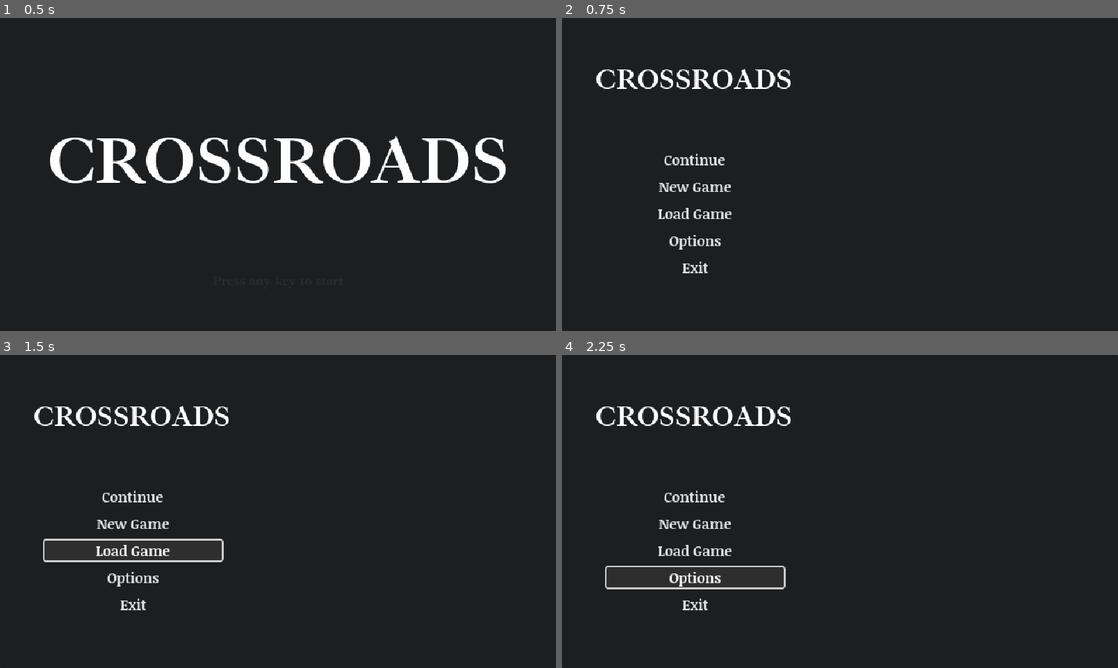
Above: before the commit, frames 1-4 (two rows, left to right).
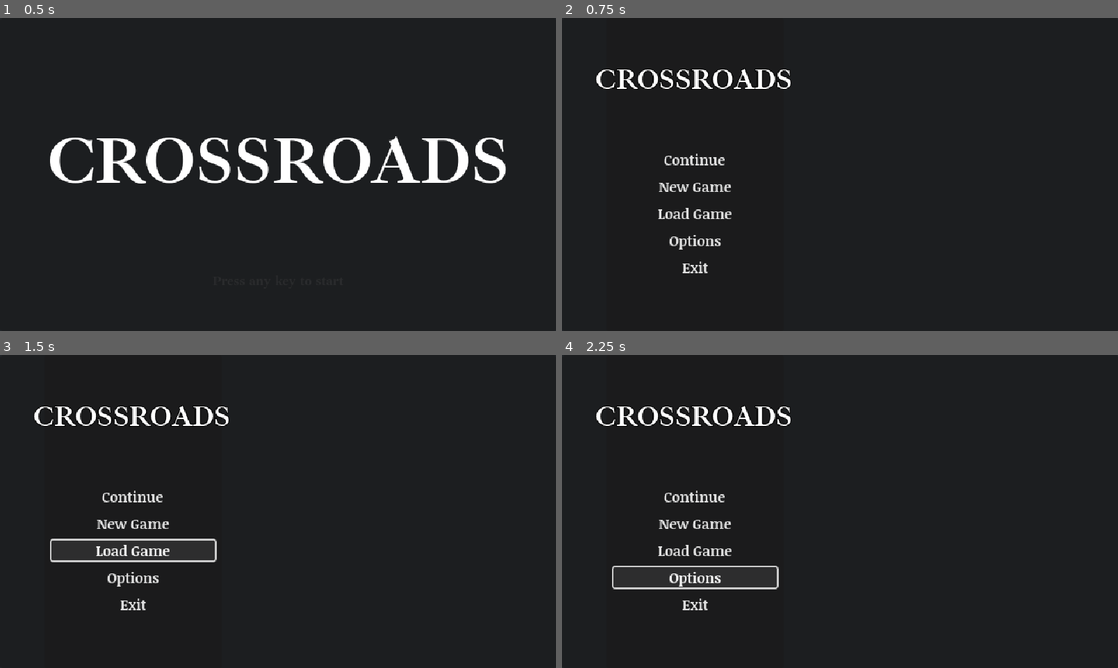
Above: after the commit, the same moments.

Repository: lilytastic/godot-roguelike
Game: Godot game, scene res://title/title.tscn
Two runs of this game, one before a commit and one after it. Both use one fixed random seed, a clock stepped at 60 frames per second and the inputs below.
Inputs:
- Up to frame 1 (0.5 s): no input
- Up to frame 2 (0.75 s): tap Enter at 0.5 s; hold D (move_right) from 0.53 s (still down)
- Up to frame 3 (1.5 s): release D (move_right) at 1.25 s; click "Load Game" at 1.25 s
- Up to frame 4 (2.25 s): click "Options" at 2 s

Frame 1 is identical in both runs. In frame 2, 0.3% of the frame differs, in the area x 6-42%, y 16-23%; in frame 3, 0.4%, in the area x 6-42%, y 16-67%; in frame 4, 0.4%.

Commit message:
Wiring up Exit to Main Menu, Exit

Diff:
--- a/game/aside_menu.gd
+++ b/game/aside_menu.gd
@@ -1,8 +1,28 @@
 extends Control
 
+signal option_pressed
+signal resume_pressed
+
 func _ready() -> void:
+	_initialize()
+	%'Resume'.pressed.connect(
+		func():
+			option_pressed.emit('Resume')
+			resume_pressed.emit()
+	)
 	%'NewGame'.pressed.connect(
-		func(): _start_game()
+		func():
+			option_pressed.emit('NewGame')
+			_start_game()
+	)
+	%'ExitToMainMenu'.pressed.connect(
+		func():
+			Global.clear_game()
+			get_tree().change_scene_to_file('res://title/title.tscn')
+	)
+	%'Exit'.pressed.connect(
+		func():
+			get_tree().quit()
 	)
 	Global.player_changed.connect(
 		func(player): _initialize()
--- a/game/aside_menu.tscn
+++ b/game/aside_menu.tscn
@@ -17,14 +17,21 @@
 theme = ExtResource("1_4cwgy")
 script = ExtResource("1_x6mru")
 
-[node name="VBoxContainer" type="VBoxContainer" parent="."]
+[node name="Panel" type="Panel" parent="."]
+layout_mode = 2
+offset_right = 204.0
+offset_bottom = 360.0
+
+[node name="VBoxContainer" type="VBoxContainer" parent="Panel"]
 layout_mode = 1
 anchors_preset = -1
 anchor_top = 0.614
 anchor_right = 1.0
 anchor_bottom = 0.614
-offset_top = -109.04
-offset_bottom = 115.96
+offset_left = 8.0
+offset_top = -116.04
+offset_right = -8.0
+offset_bottom = 123.96
 grow_horizontal = 2
 grow_vertical = 2
 size_flags_horizontal = 3
@@ -33,44 +40,44 @@
 theme_override_constants/separation = 8
 alignment = 1
 
-[node name="Continue" type="Button" parent="VBoxContainer"]
+[node name="Continue" type="Button" parent="Panel/VBoxContainer"]
 unique_name_in_owner = true
 layout_mode = 2
 text = "Continue
 "
 
-[node name="Resume" type="Button" parent="VBoxContainer"]
+[node name="Resume" type="Button" parent="Panel/VBoxContainer"]
 unique_name_in_owner = true
 layout_mode = 2
 text = "Resume"
 
-[node name="NewGame" type="Button" parent="VBoxContainer"]
+[node name="NewGame" type="Button" parent="Panel/VBoxContainer"]
 unique_name_in_owner = true
 layout_mode = 2
 text = "New Game"
 
-[node name="SaveGame" type="Button" parent="VBoxContainer"]
+[node name="SaveGame" type="Button" parent="Panel/VBoxContainer"]
 unique_name_in_owner = true
 layout_mode = 2
 text = "Save Game"
 
-[node name="LoadGame" type="Button" parent="VBoxContainer"]
+[node name="LoadGame" type="Button" parent="Panel/VBoxContainer"]
 unique_name_in_owner = true
 layout_mode = 2
 text = "Load Game"
 
-[node name="Options" type="Button" parent="VBoxContainer"]
+[node name="Options" type="Button" parent="Panel/VBoxContainer"]
 unique_name_in_owner = true
 layout_mode = 2
 text = "Options
 "
 
-[node name="ExitToMainMenu" type="Button" parent="VBoxContainer"]
+[node name="ExitToMainMenu" type="Button" parent="Panel/VBoxContainer"]
 unique_name_in_owner = true
 layout_mode = 2
 text = "Exit to Main Menu"
 
-[node name="Exit" type="Button" parent="VBoxContainer"]
+[node name="Exit" type="Button" parent="Panel/VBoxContainer"]
 unique_name_in_owner = true
 layout_mode = 2
 text = "Exit"
@@ -90,6 +97,8 @@
 grow_vertical = 2
 size_flags_horizontal = 3
 theme = ExtResource("1_inosm")
+theme_override_constants/outline_size = 4
+theme_override_constants/shadow_outline_size = 20
 theme_override_font_sizes/normal_font_size = 32
 theme_override_font_sizes/bold_font_size = 32
 bbcode_enabled = true
--- a/global.gd
+++ b/global.gd
@@ -22,6 +22,10 @@
 	player.map = 'Test'
 	player_changed.emit(player)
 	# player.position = Coords.get_position(Vector2i(0, 0))
+
+func clear_game() -> void:
+	ecs = ECS.new()
+	player = null
 
 func autosave():
 	print('autosave')
